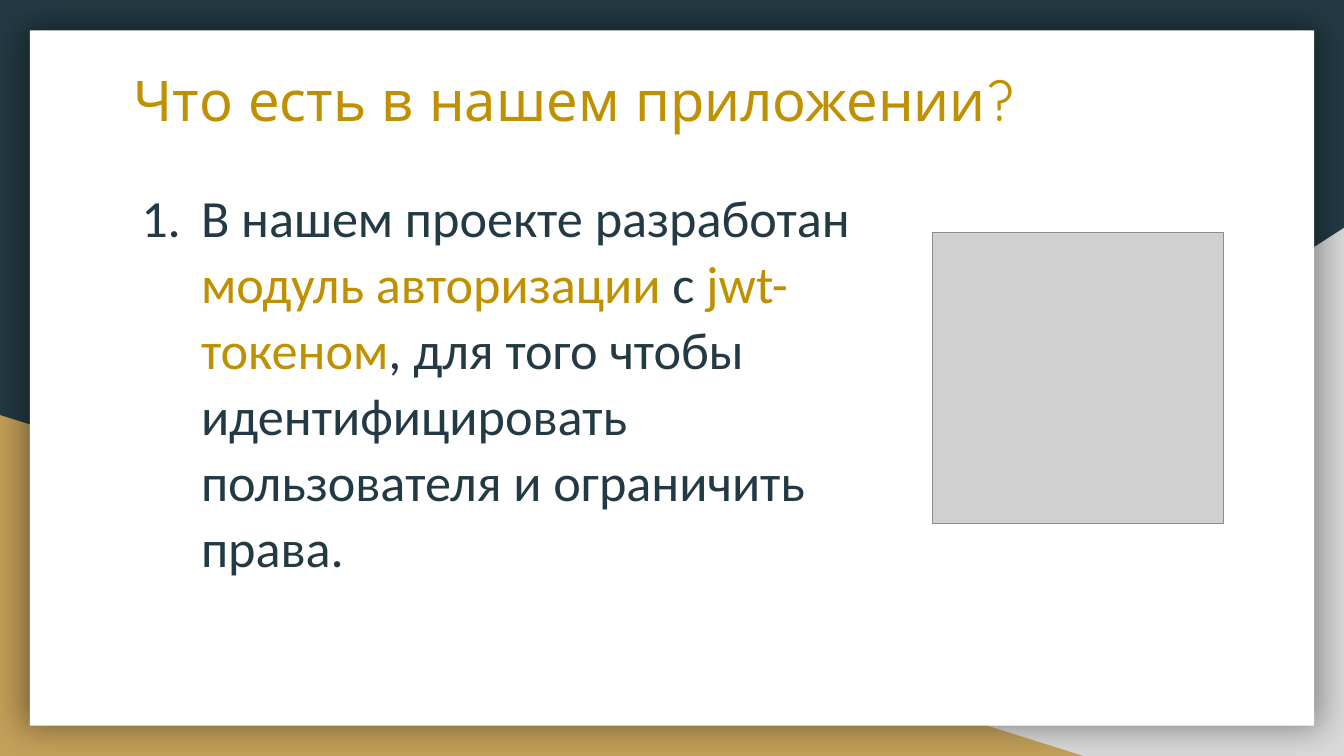
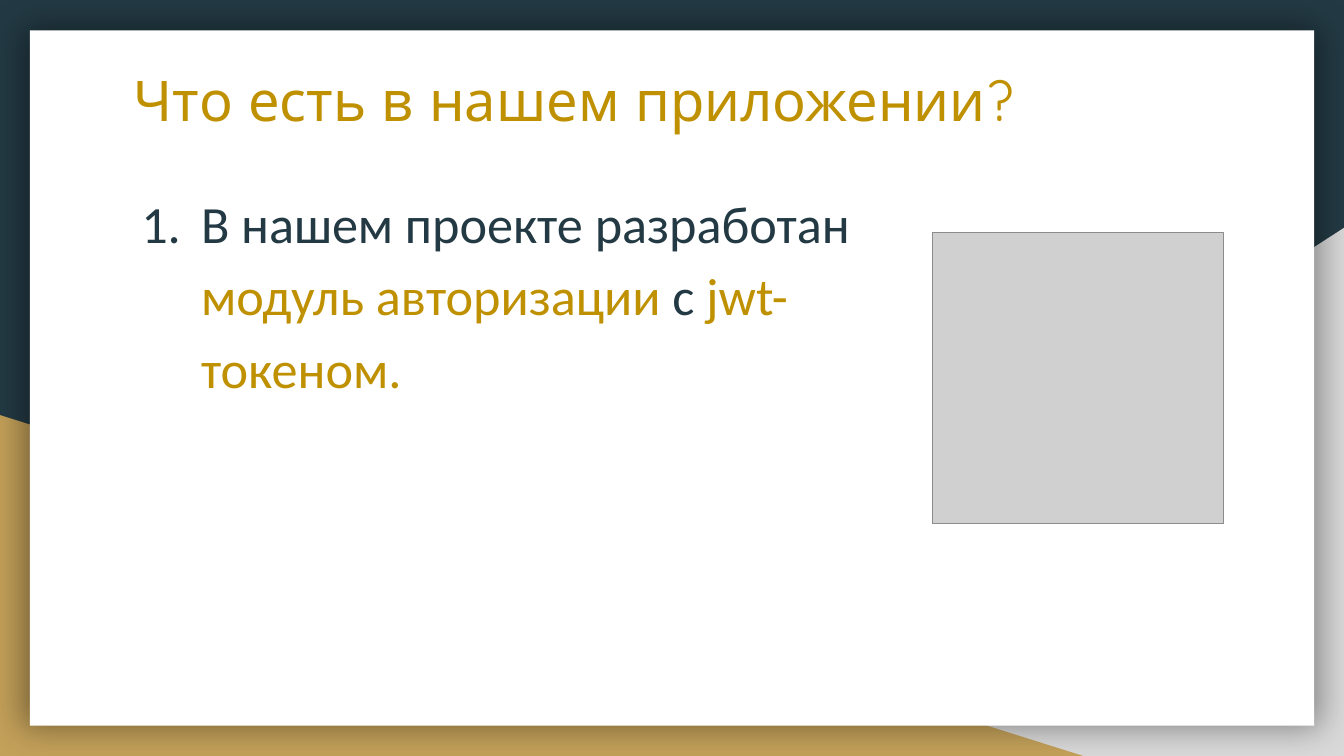
Before and after one commit to BestBotsInDaWorld/dining-room, a slide deck: slide 4 of Presentation.pptx. Drawn at 1344x756 pixels with LibreOffice and Linux fonts; fonts in the diff are those of the drawing; grey boxes stand for pictures. Boxes give left, top, right and bottom in pixels: in the first picture for what was removed or moved away, otherwise in the second. Text is boxed around its words. In the diff, an @@ line names an element or a change of style, - is before the commit and + after.

```diff
--- a/Presentation.pptx
+++ b/Presentation.pptx
@@ text at (201,207,850,389): text changed; text colour #233A44 to #BF9000 @@
-1. В нашем проекте разработан модуль авторизации с jwt-токеном, для того чтобы идентифицировать пользователя и ограничить права.
+1. В нашем проекте разработан модуль авторизации с jwt-токеном.
```
Also in this commit, not shown: 1 other slide changed.
